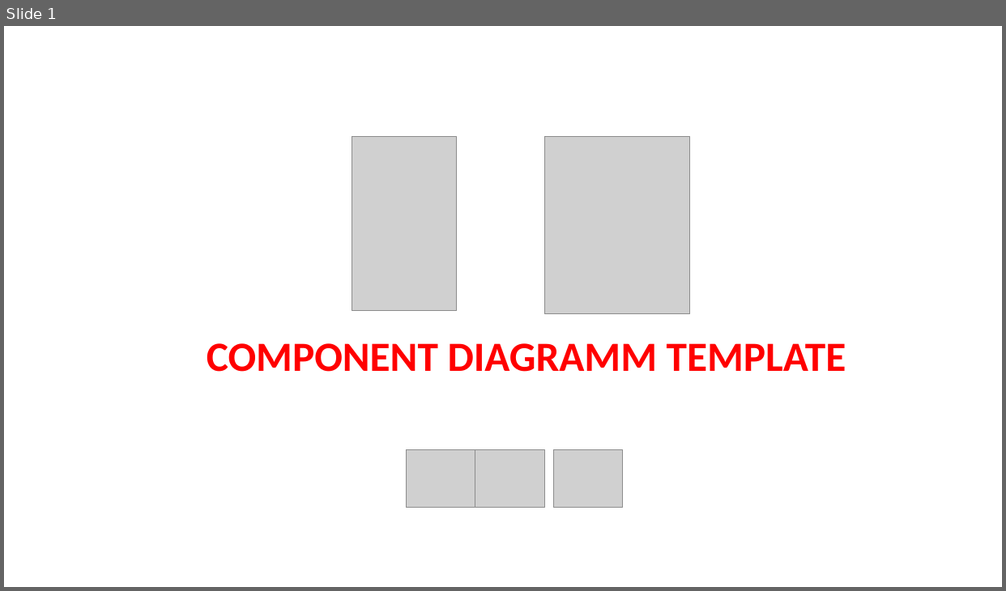
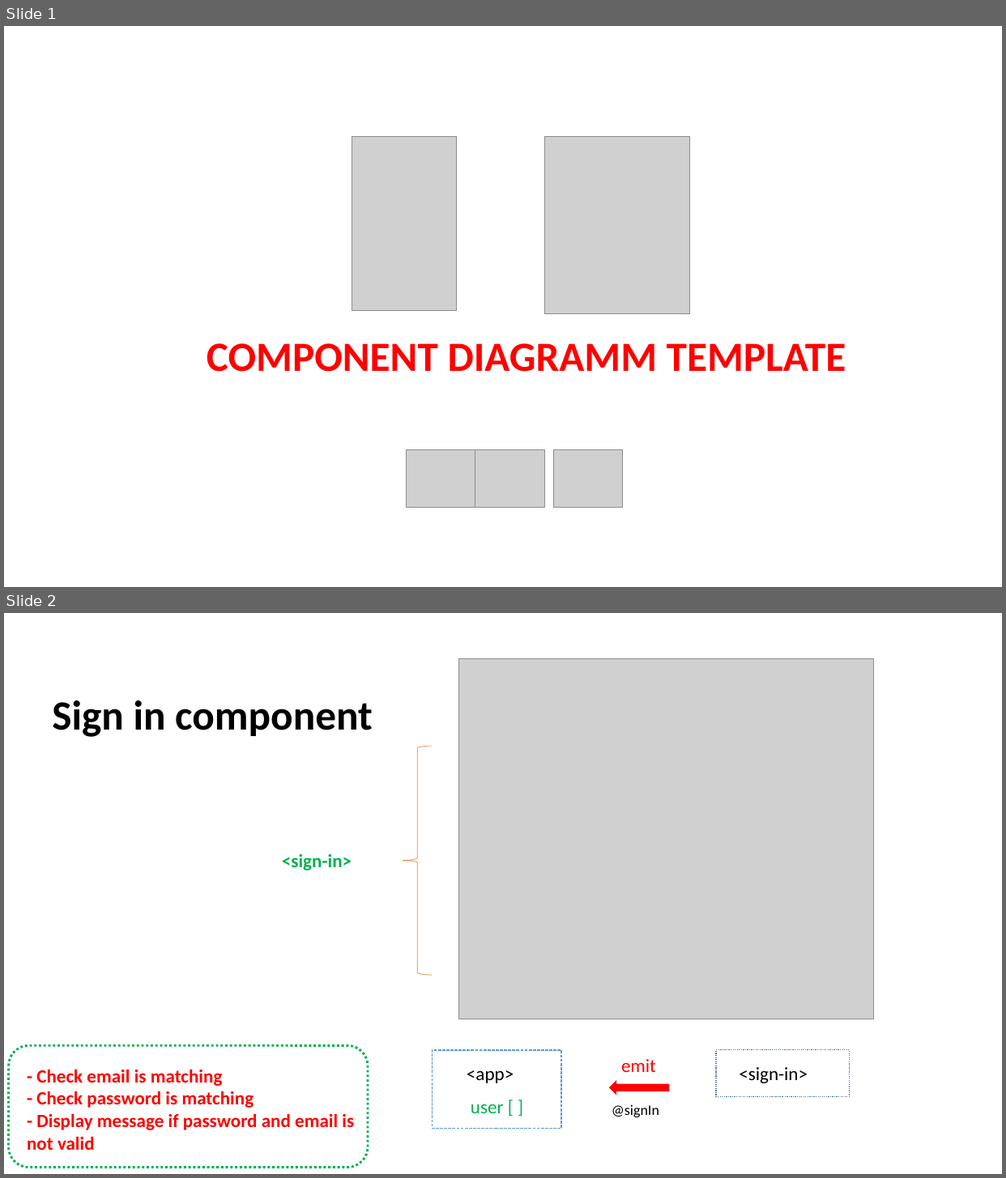
Before and after one commit to pnc-virtual-company/2021-G8-V2-PART1, a slide deck: docs/COMPONENT-DIAGRAM.pptx. Shown one above the other, each under a label of ours: slide 1 before the commit, slides 1 and 2 after it. The pictures are 1006x591 and 1006x1178 pixels, drawn with LibreOffice and Linux fonts; fonts in the diff are those of the drawing; grey boxes stand for pictures. Boxes give left, top, right and bottom in pixels: in the first picture for what was removed or moved away, otherwise in the second. Text is boxed around its words. In the diff, an @@ line names an element or a change of style, - is before the commit and + after.

Commit message:
finished update CD sign in and route

```diff
--- a/docs/COMPONENT-DIAGRAM.pptx
+++ b/docs/COMPONENT-DIAGRAM.pptx
@@ slide 2 added at [4, 613, 1002, 1174], background #FFFFFF @@
@@ picture added at [459, 658, 874, 1019] @@
@@ text added at [52, 700, 373, 737], 40 pt, text #000000, bold @@
+Sign in component
@@ left brace added at [403, 747, 432, 975], outline #ED7D31 0.5 pt @@
@@ text added at [282, 854, 351, 871], 18 pt, text #00B050, bold @@
+<sign-in>
@@ rounded rectangle added at [9, 1046, 368, 1168], outline #00B050 2.25 pt dashed @@
@@ text added at [27, 1069, 354, 1150], 18 pt, text #FF0000, bold @@
+- Check email is matching
+- Check password is matching
+- Display message if password and email is not valid
@@ rectangle added at [432, 1050, 562, 1128], outline #5B9BD5 1 pt dashed @@
@@ text added at [467, 1071, 513, 1084], 18 pt, text #000000 @@
+<app>
@@ text added at [621, 1059, 656, 1072], 18 pt, text #FF0000 @@
+emit
@@ rectangle added at [716, 1050, 849, 1097], outline #43739E 1 pt dashed @@
@@ text added at [739, 1067, 808, 1084], 18 pt, text #000000 @@
+<sign-in>
@@ left arrow added at [609, 1081, 669, 1096], fill #FF0000 @@
@@ text added at [471, 1104, 504, 1114], 18 pt, text #00B050 @@
+user [ ]
@@ text added at [612, 1105, 659, 1118], 14 pt, text #000000 @@
+@signIn
```
Also in this commit, not shown: 2 slides removed, 1 other file.
